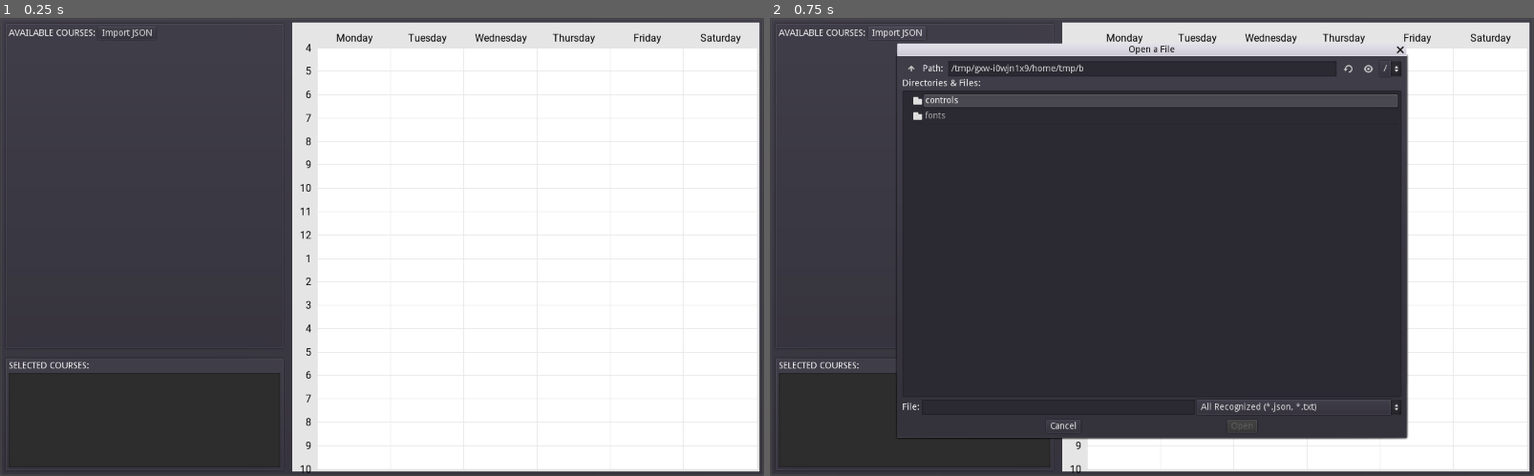
Above: before the commit, frames 1-2 (left to right).
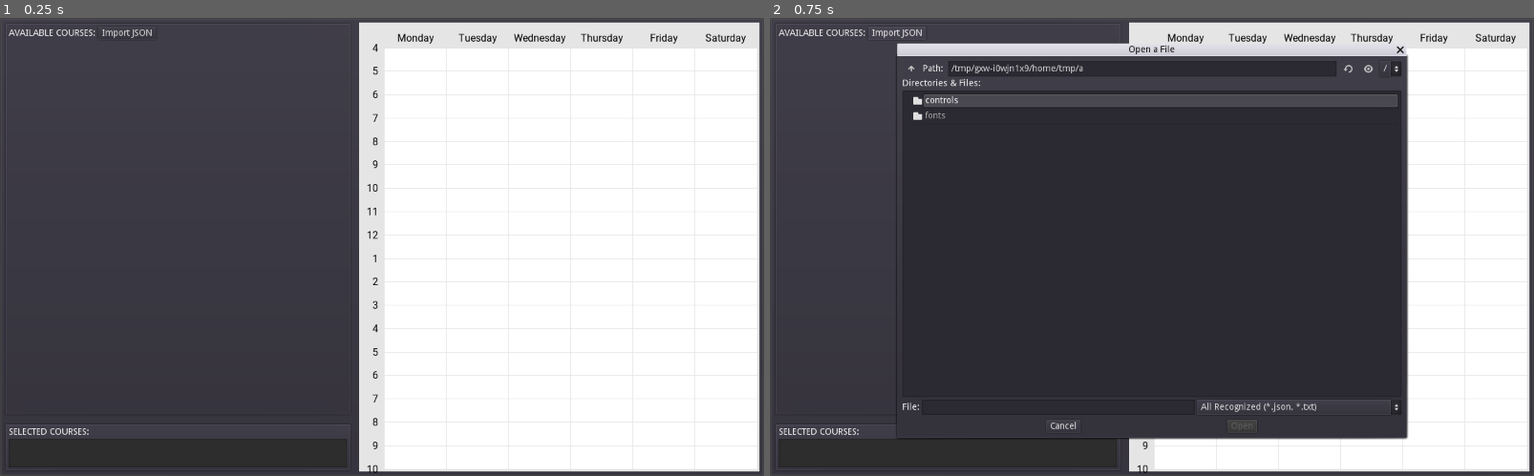
Above: after the commit, the same moments.

Repository: Woynert/course-mixer
Game: Godot game, scene res://main.tscn
Two runs of this game, one before a commit and one after it. Both use one fixed random seed, a clock stepped at 60 frames per second and the inputs below.
Inputs:
- Up to frame 1 (0.25 s): no input
- Up to frame 2 (0.75 s): click "Import JSON" at 0.5 s

The runs differ from the first frame. In frame 1, 13% of the frame differs, in the area x 0-98%, y 0-100%; in frame 2, 2.3%.

Commit message:
fix: "Import JSON" button can no longer scroll

Diff:
--- a/godot-ui/draw.gd
+++ b/godot-ui/draw.gd
@@ -40,10 +40,8 @@
 
 var listitem = preload("res://controls/item.tscn")
 
-export var itemContainerPath: NodePath
-var itemContainer: VBoxContainer
-export var selectedCoursesContainerPath: NodePath
-var selectedCoursesContainer: TextEdit
+onready var itemContainer = $"%courseContainer"
+onready var selectedCoursesContainer = $"%selectedCoursesContainer"
 
 #colors
 var GRAY: Color = Color(.99,.99,.99,1)
@@ -73,11 +71,6 @@
 
 # Called when the node enters the scene tree for the first time.
 func _ready():
-
-	# get nodes from paths
-
-	itemContainer = get_node(itemContainerPath)
-	selectedCoursesContainer = get_node(selectedCoursesContainerPath)
 
 	# get data
 	courses = data()
--- a/godot-ui/main.tscn
+++ b/godot-ui/main.tscn
@@ -19,43 +19,39 @@
 split_offset = 300
 
 [node name="VSplitContainer" type="VSplitContainer" parent="HSplitContainer"]
-margin_right = 440.0
+margin_right = 545.0
 margin_bottom = 706.0
 size_flags_vertical = 3
-split_offset = 500
+split_offset = 580
 
 [node name="PanelContainer" type="PanelContainer" parent="HSplitContainer/VSplitContainer"]
-margin_right = 440.0
-margin_bottom = 514.0
+margin_right = 545.0
+margin_bottom = 618.0
 size_flags_stretch_ratio = 1.62
 
-[node name="ScrollContainer" type="ScrollContainer" parent="HSplitContainer/VSplitContainer/PanelContainer"]
+[node name="VBoxContainer" type="VBoxContainer" parent="HSplitContainer/VSplitContainer/PanelContainer"]
 margin_left = 7.0
 margin_top = 7.0
-margin_right = 433.0
-margin_bottom = 507.0
+margin_right = 538.0
+margin_bottom = 611.0
 
-[node name="VBoxContainer" type="VBoxContainer" parent="HSplitContainer/VSplitContainer/PanelContainer/ScrollContainer"]
-margin_right = 231.0
-margin_bottom = 24.0
-
-[node name="HBoxContainer" type="HBoxContainer" parent="HSplitContainer/VSplitContainer/PanelContainer/ScrollContainer/VBoxContainer"]
-margin_right = 231.0
+[node name="HBoxContainer" type="HBoxContainer" parent="HSplitContainer/VSplitContainer/PanelContainer/VBoxContainer"]
+margin_right = 531.0
 margin_bottom = 20.0
 
-[node name="Label3" type="Label" parent="HSplitContainer/VSplitContainer/PanelContainer/ScrollContainer/VBoxContainer/HBoxContainer"]
+[node name="Label3" type="Label" parent="HSplitContainer/VSplitContainer/PanelContainer/VBoxContainer/HBoxContainer"]
 margin_top = 3.0
 margin_right = 136.0
 margin_bottom = 17.0
 text = "AVAILABLE COURSES:"
 
-[node name="Button" type="Button" parent="HSplitContainer/VSplitContainer/PanelContainer/ScrollContainer/VBoxContainer/HBoxContainer"]
+[node name="Button" type="Button" parent="HSplitContainer/VSplitContainer/PanelContainer/VBoxContainer/HBoxContainer"]
 margin_left = 140.0
 margin_right = 231.0
 margin_bottom = 20.0
 text = "Import JSON"
 
-[node name="FileDialog" type="FileDialog" parent="HSplitContainer/VSplitContainer/PanelContainer/ScrollContainer/VBoxContainer/HBoxContainer/Button"]
+[node name="FileDialog" type="FileDialog" parent="HSplitContainer/VSplitContainer/PanelContainer/VBoxContainer/HBoxContainer/Button"]
 margin_right = 315.0
 margin_bottom = 131.5
 rect_min_size = Vector2( 250, 87.5 )
@@ -66,9 +62,9 @@
 access = 2
 filters = PoolStringArray( "*.json ; JSON files", "*.txt ; TXT files" )
 script = ExtResource( 3 )
-mainControllerPath = NodePath("../../../../../../../PanelContainer")
+mainControllerPath = NodePath("../../../../../../PanelContainer")
 
-[node name="AcceptDialog3" type="AcceptDialog" parent="HSplitContainer/VSplitContainer/PanelContainer/ScrollContainer/VBoxContainer/HBoxContainer/Button/FileDialog"]
+[node name="AcceptDialog3" type="AcceptDialog" parent="HSplitContainer/VSplitContainer/PanelContainer/VBoxContainer/HBoxContainer/Button/FileDialog"]
 margin_left = 8.0
 margin_top = 8.0
 margin_right = 307.0
@@ -77,43 +73,49 @@
 resizable = true
 dialog_autowrap = true
 
-[node name="CourseContainer" type="VBoxContainer" parent="HSplitContainer/VSplitContainer/PanelContainer/ScrollContainer/VBoxContainer"]
+[node name="ScrollContainer" type="ScrollContainer" parent="HSplitContainer/VSplitContainer/PanelContainer/VBoxContainer"]
 margin_top = 24.0
-margin_right = 231.0
-margin_bottom = 24.0
+margin_right = 531.0
+margin_bottom = 604.0
+size_flags_horizontal = 3
+size_flags_vertical = 3
+
+[node name="VBoxContainer" type="VBoxContainer" parent="HSplitContainer/VSplitContainer/PanelContainer/VBoxContainer/ScrollContainer"]
+
+[node name="courseContainer" type="VBoxContainer" parent="HSplitContainer/VSplitContainer/PanelContainer/VBoxContainer/ScrollContainer/VBoxContainer"]
+unique_name_in_owner = true
 
 [node name="PanelContainer2" type="PanelContainer" parent="HSplitContainer/VSplitContainer"]
-margin_top = 526.0
-margin_right = 440.0
+margin_top = 630.0
+margin_right = 545.0
 margin_bottom = 706.0
 size_flags_stretch_ratio = 8.48
 
 [node name="VBoxContainer" type="VBoxContainer" parent="HSplitContainer/VSplitContainer/PanelContainer2"]
 margin_left = 7.0
 margin_top = 7.0
-margin_right = 433.0
-margin_bottom = 173.0
+margin_right = 538.0
+margin_bottom = 69.0
 
 [node name="Label" type="Label" parent="HSplitContainer/VSplitContainer/PanelContainer2/VBoxContainer"]
-margin_right = 426.0
+margin_right = 531.0
 margin_bottom = 14.0
 text = "SELECTED COURSES:"
 
-[node name="selectedCoursesTextEdit" type="TextEdit" parent="HSplitContainer/VSplitContainer/PanelContainer2/VBoxContainer"]
+[node name="selectedCoursesContainer" type="TextEdit" parent="HSplitContainer/VSplitContainer/PanelContainer2/VBoxContainer"]
+unique_name_in_owner = true
 margin_top = 18.0
-margin_right = 426.0
-margin_bottom = 166.0
+margin_right = 531.0
+margin_bottom = 62.0
 size_flags_horizontal = 3
 size_flags_vertical = 3
 readonly = true
 
 [node name="PanelContainer" type="PanelContainer" parent="HSplitContainer"]
-margin_left = 452.0
+margin_left = 557.0
 margin_right = 1186.0
 margin_bottom = 706.0
 script = ExtResource( 2 )
-itemContainerPath = NodePath("../VSplitContainer/PanelContainer/ScrollContainer/VBoxContainer/CourseContainer")
-selectedCoursesContainerPath = NodePath("../VSplitContainer/PanelContainer2/VBoxContainer/selectedCoursesTextEdit")
 DAY_COLORS = [ Color( 1, 0.631373, 0.631373, 1 ), Color( 0.716613, 0.5698, 0.77, 1 ), Color( 0.659433, 0.73, 0.5183, 1 ), Color( 0.598, 0.737533, 0.92, 1 ), Color( 0.9, 0.8415, 0.666, 1 ), Color( 0.553, 0.79, 0.7268, 1 ) ]
 fontTags = ExtResource( 4 )
 fontCourses = ExtResource( 1 )
@@ -123,5 +125,5 @@
 "_edit_lock_": true
 }
 
-[connection signal="pressed" from="HSplitContainer/VSplitContainer/PanelContainer/ScrollContainer/VBoxContainer/HBoxContainer/Button" to="HSplitContainer/VSplitContainer/PanelContainer/ScrollContainer/VBoxContainer/HBoxContainer/Button/FileDialog" method="_on_Button_pressed"]
-[connection signal="file_selected" from="HSplitContainer/VSplitContainer/PanelContainer/ScrollContainer/VBoxContainer/HBoxContainer/Button/FileDialog" to="HSplitContainer/VSplitContainer/PanelContainer/ScrollContainer/VBoxContainer/HBoxContainer/Button/FileDialog" method="_on_FileDialog_file_selected"]
+[connection signal="pressed" from="HSplitContainer/VSplitContainer/PanelContainer/VBoxContainer/HBoxContainer/Button" to="HSplitContainer/VSplitContainer/PanelContainer/VBoxContainer/HBoxContainer/Button/FileDialog" method="_on_Button_pressed"]
+[connection signal="file_selected" from="HSplitContainer/VSplitContainer/PanelContainer/VBoxContainer/HBoxContainer/Button/FileDialog" to="HSplitContainer/VSplitContainer/PanelContainer/VBoxContainer/HBoxContainer/Button/FileDialog" method="_on_FileDialog_file_selected"]
